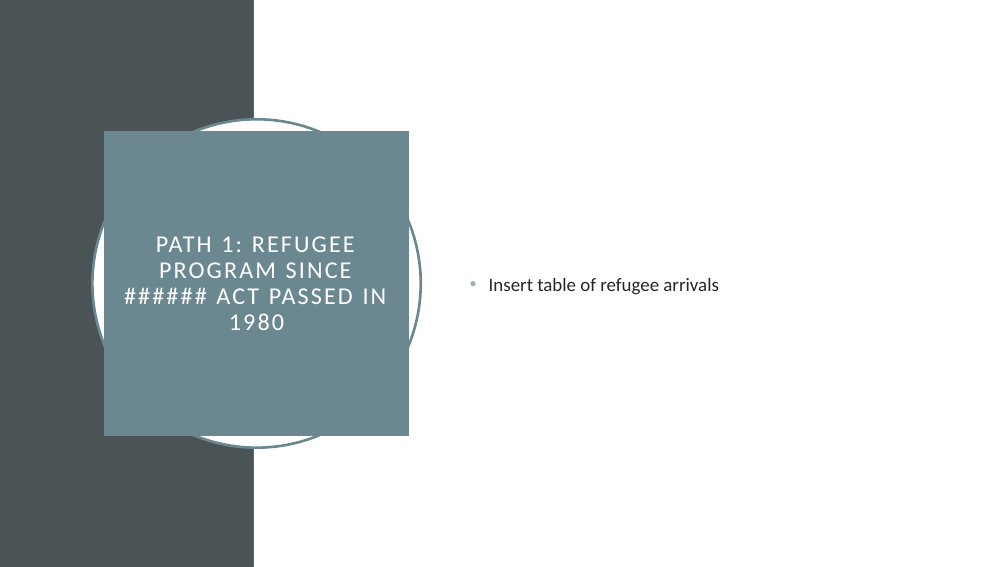
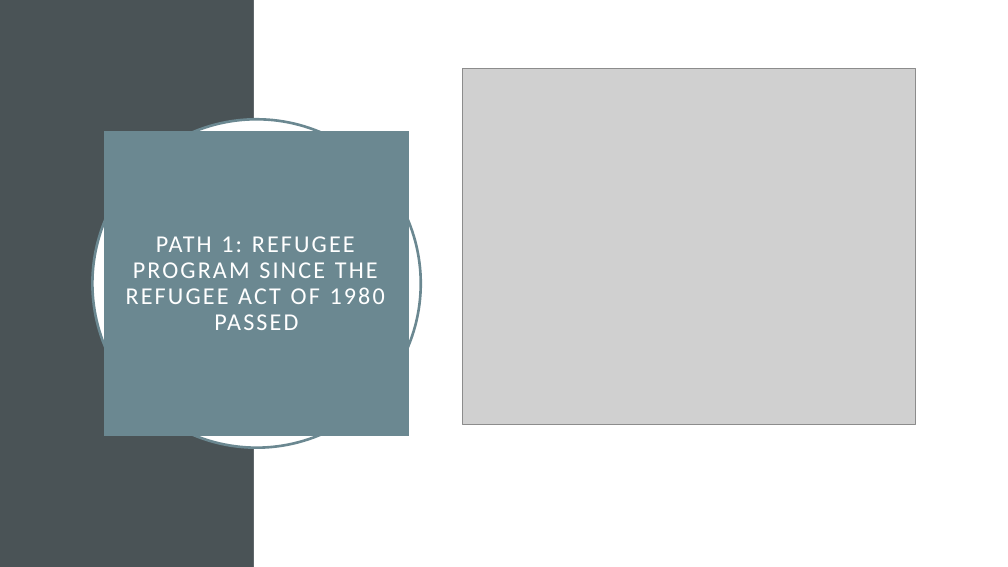
Before and after one commit to ASwigart/groupproject-3, a slide deck: slide 4 of GrpProject3.pptx. Drawn at 1008x567 pixels with LibreOffice and Linux fonts; fonts in the diff are those of the drawing; grey boxes stand for pictures. Boxes give left, top, right and bottom in pixels: in the first picture for what was removed or moved away, otherwise in the second. Text is boxed around its words. In the diff, an @@ line names an element or a change of style, - is before the commit and + after.

```diff
--- a/GrpProject3.pptx
+++ b/GrpProject3.pptx
@@ picture added at bbox=[463, 68, 917, 424] @@
@@ title at bbox=[126, 236, 385, 330]: text changed @@
-PATH 1: REFUGEE PROGRAM SINCE ###### ACT PASSED IN 1980
+PATH 1: REFUGEE PROGRAM SINCE THE REFUGEE ACT OF 1980 PASSED
@@ text removed at bbox=[489, 278, 719, 295] @@
-• Insert table of refugee arrivals
```
Also in this commit, not shown: 3 other slides changed, 1 slide added.
